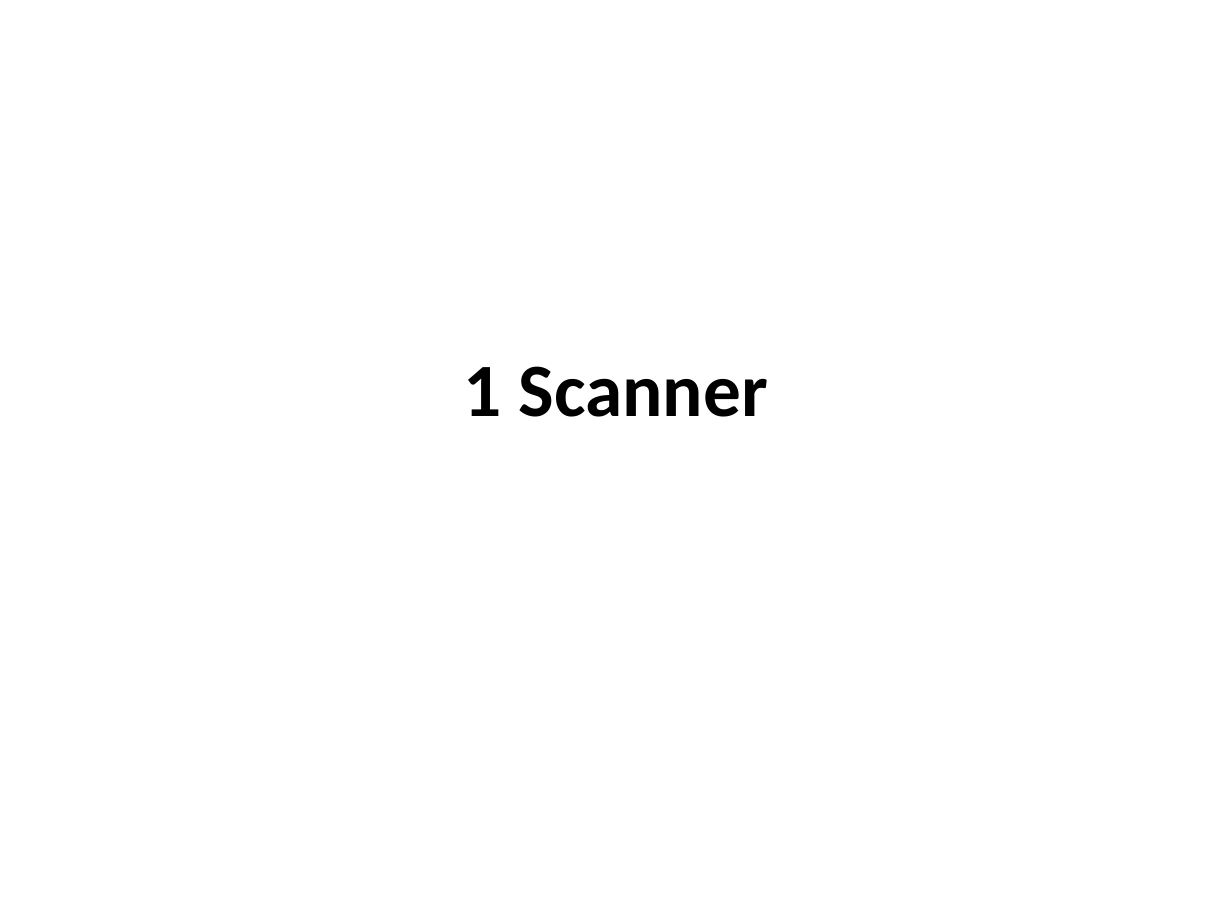
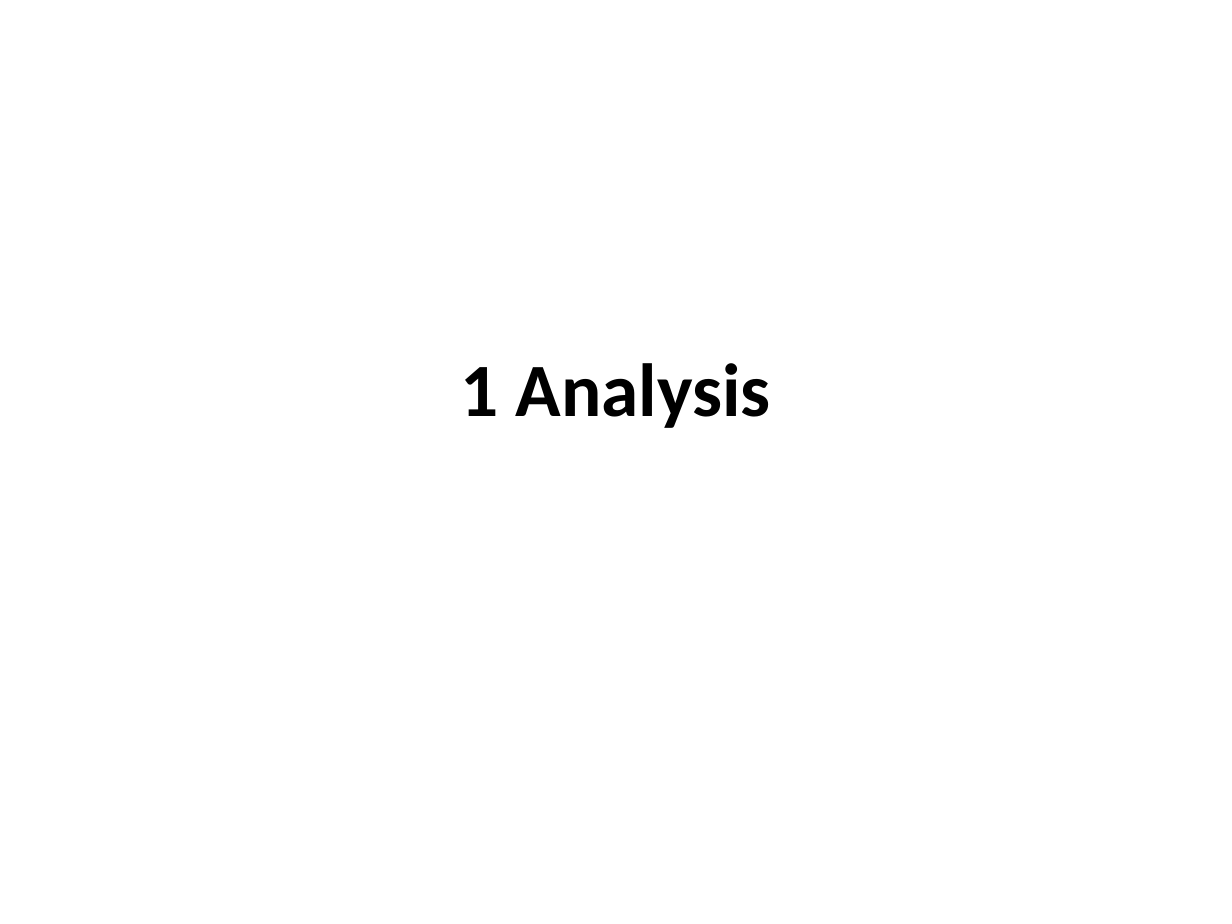
Before and after one commit to isurup/kalle-martin-group, a slide deck: slide 1 of SSE2/slides/1 Analysis.pptx. Drawn at 1232x924 pixels with LibreOffice and Linux fonts; fonts in the diff are those of the drawing. Boxes give left, top, right and bottom in pixels: in the first picture for what was removed or moved away, otherwise in the second. Text is boxed around its words. In the diff, an @@ line names an element or a change of style, - is before the commit and + after.

```diff
--- a/SSE2/slides/1 Analysis.pptx
+++ b/SSE2/slides/1 Analysis.pptx
@@ title at <box>461,363,771,428</box>: text changed @@
-1 Scanner
+1 Analysis
```
